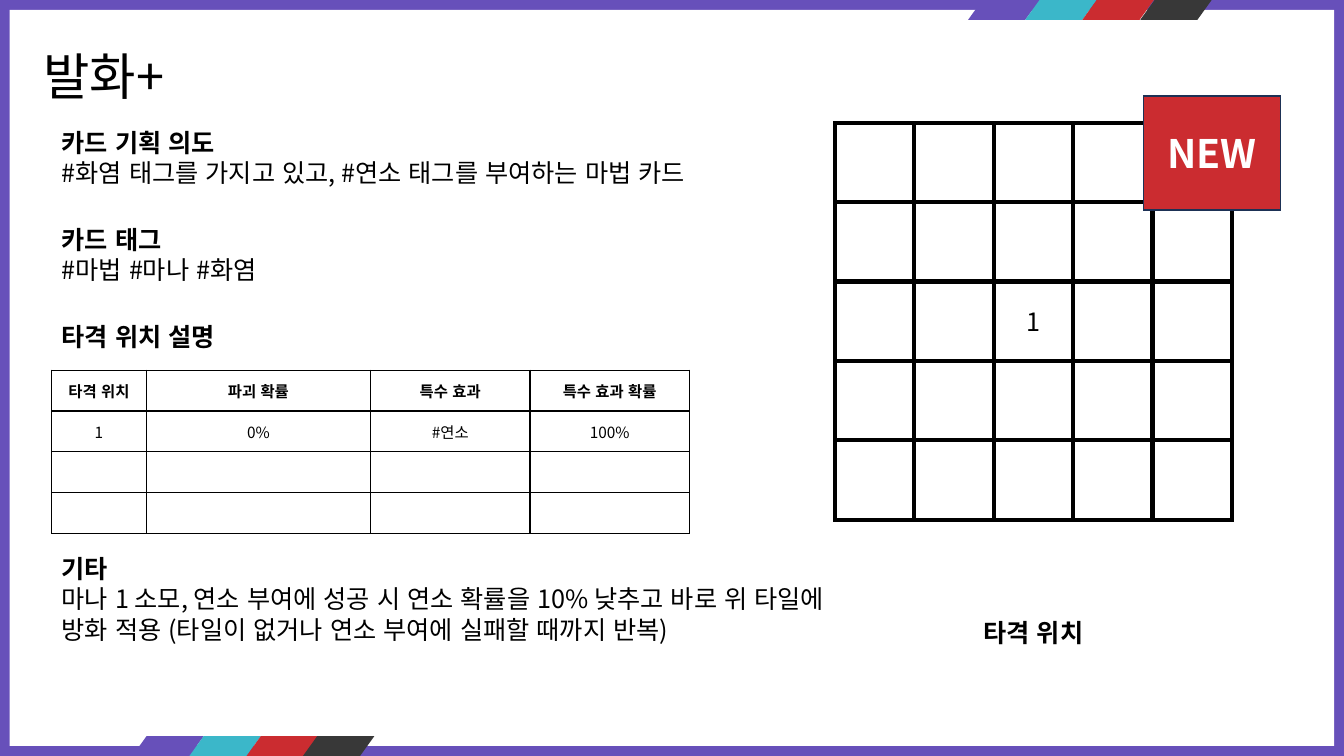
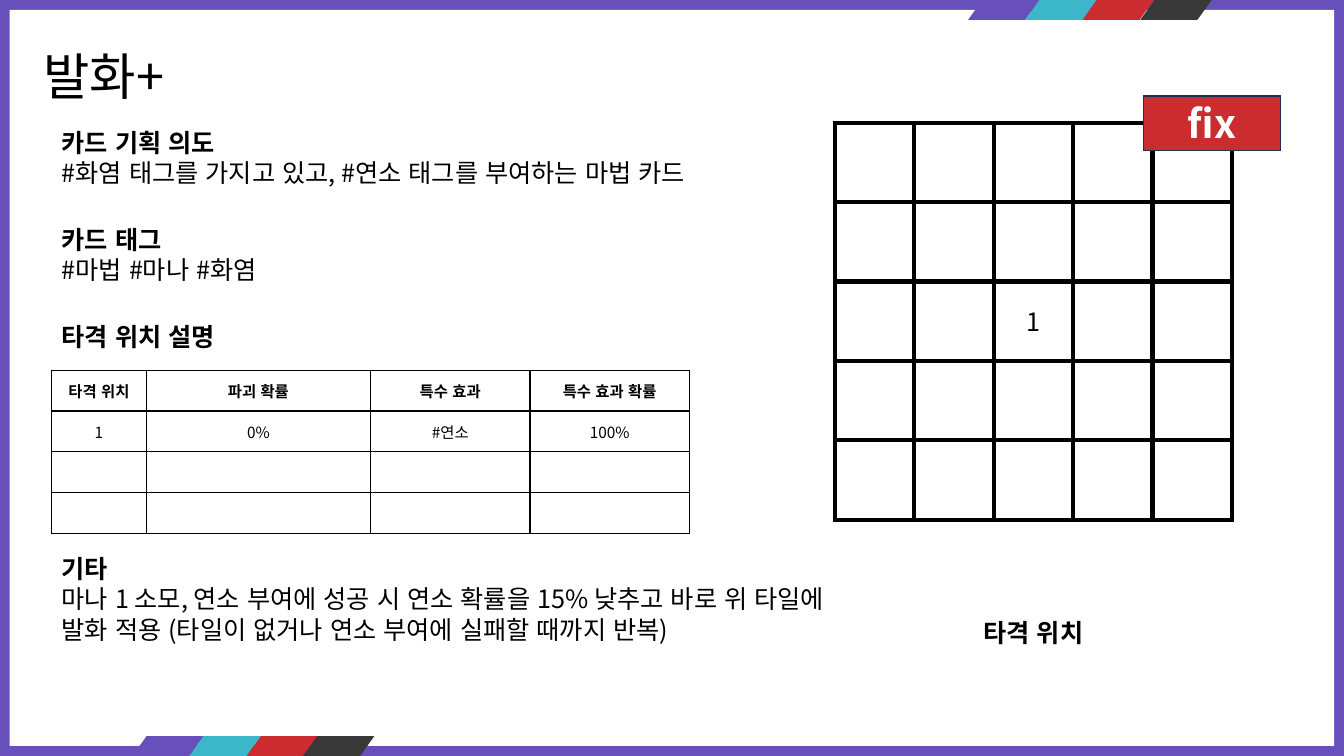
Before and after one commit to kauthor/FluffyDisdog, a slide deck: slide 31 of Plan/기획서/마법사.pptx. Drawn at 1344x756 pixels with LibreOffice and Linux fonts; fonts in the diff are those of the drawing. Boxes give left, top, right and bottom in pixels: in the first picture for what was removed or moved away, otherwise in the second. Text is boxed around its words. In the diff, an @@ line names an element or a change of style, - is before the commit and + after.

```diff
--- a/Plan/기획서/마법사.pptx
+++ b/Plan/기획서/마법사.pptx
@@ rectangle removed at [1144,96,1280,210] @@
-NEW
@@ rectangle added at [1144,96,1280,150], fill #CB2C30, outline #1E3256 1 pt, 28 pt, text #FFFFFF, bold @@
+fix
@@ rectangle added at [1152,123,1232,203], fill #FFFFFF, outline #000000 3 pt @@
@@ text at [62,587,825,644]: text changed @@
-마나 1 소모, 연소 부여에 성공 시 연소 확률을 10% 낮추고 바로 위 타일에 방화 적용 (타일이 없거나 연소 부여에 실패할 때까지 반복)
+마나 1 소모, 연소 부여에 성공 시 연소 확률을 15% 낮추고 바로 위 타일에 발화 적용 (타일이 없거나 연소 부여에 실패할 때까지 반복)
```
Also in this commit, not shown: 36 other slides changed.
